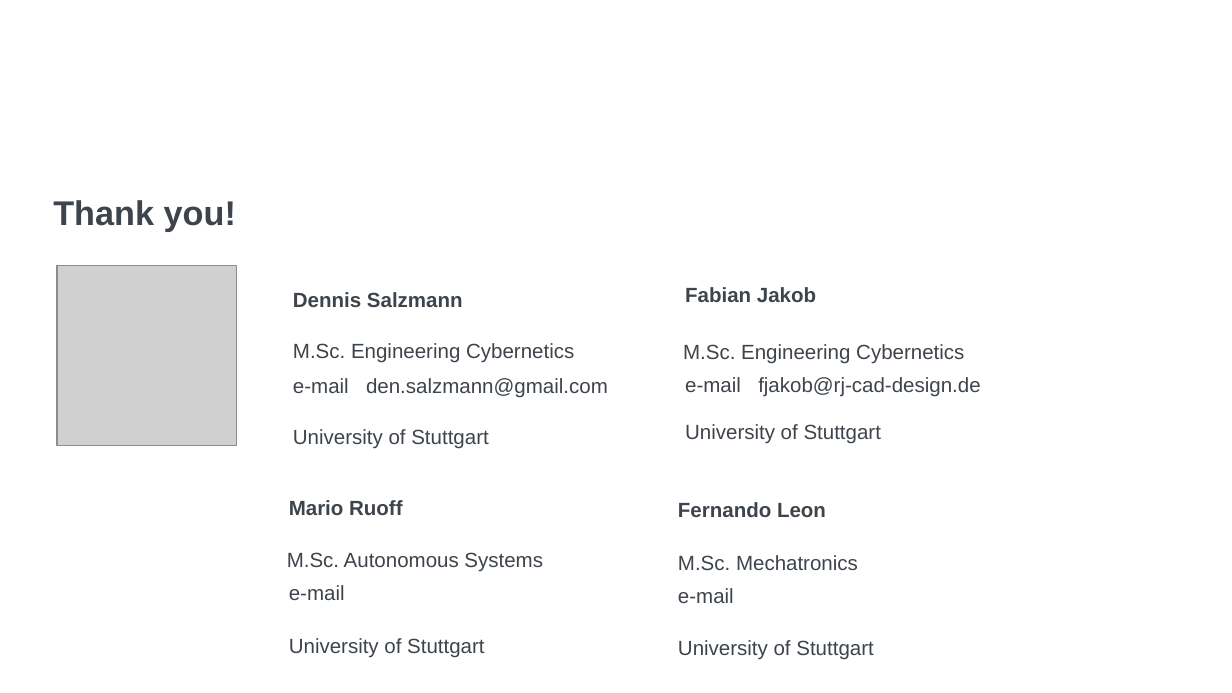
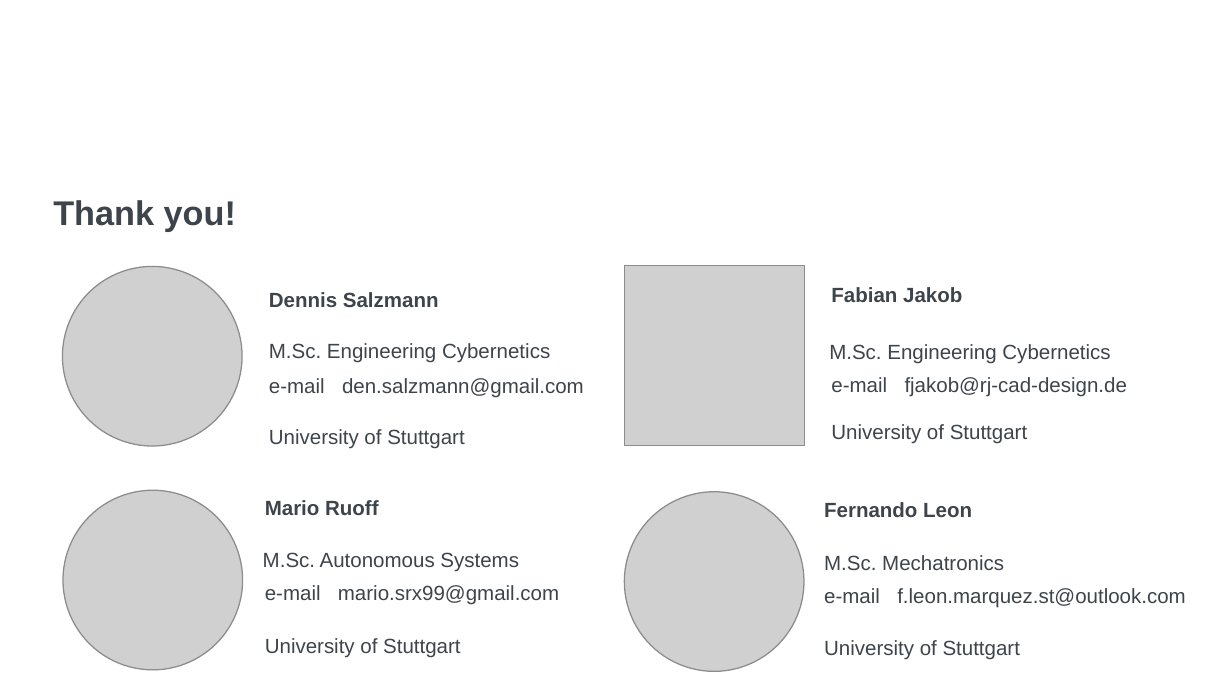
Before and after one commit to mario-r99/hackathon-2022, a slide deck: slide 11 of pitch/pitch.pptx. Drawn at 1232x693 pixels with LibreOffice and Linux fonts; fonts in the diff are those of the drawing; grey boxes stand for pictures; background and template pictures are left out. Boxes give left, top, right and bottom in pixels: in the first picture for what was removed or moved away, otherwise in the second. Text is boxed around its words. In the diff, an @@ line names an element or a change of style, - is before the commit and + after.

```diff
--- a/pitch/pitch.pptx
+++ b/pitch/pitch.pptx
@@ picture added at [63,266,243,446] @@
@@ picture: place and size @@
-picture at [57,266,237,446]
+picture at [625,266,804,446]
@@ picture added at [63,490,243,670] @@
@@ picture added at [625,492,804,671] @@
@@ 9 texts: place and size @@
-9 texts at [287,292,608,658]
+9 texts at [263,292,584,658]
@@ text added at [338,585,559,605], 12 pt, text #3E444C @@
+mario.srx99@gmail.com
@@ text added at [897,588,1185,608], 12 pt, text #3E444C @@
+f.leon.marquez.st@outlook.com
@@ 9 texts: place and size @@
-9 texts at [678,287,980,660]
+9 texts at [824,287,1127,660]
```
Also in this commit, not shown: 2 other slides changed, 3 other files.
